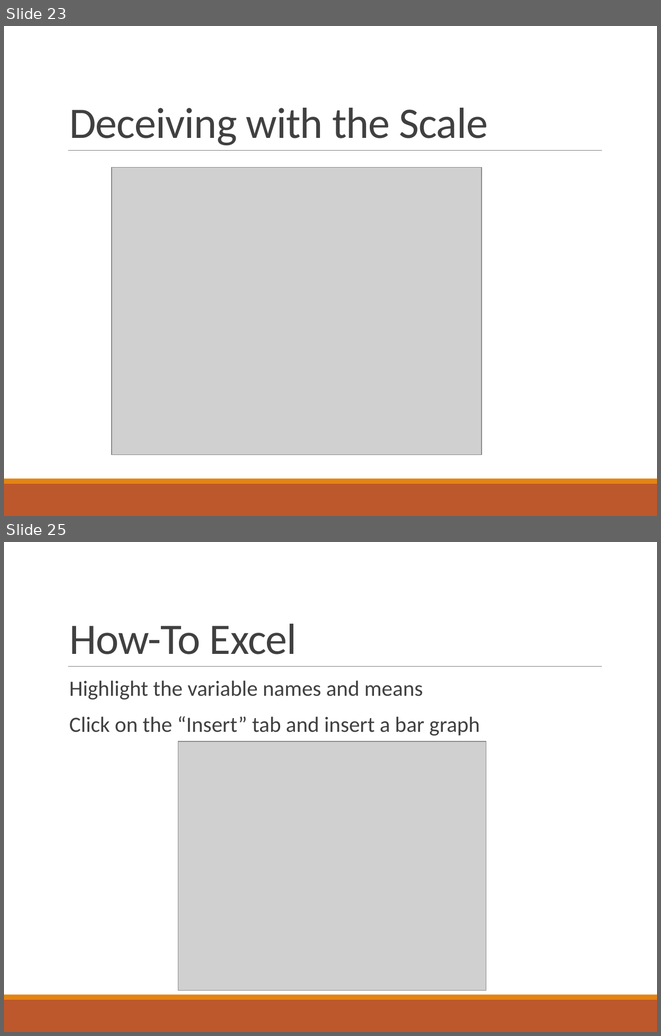
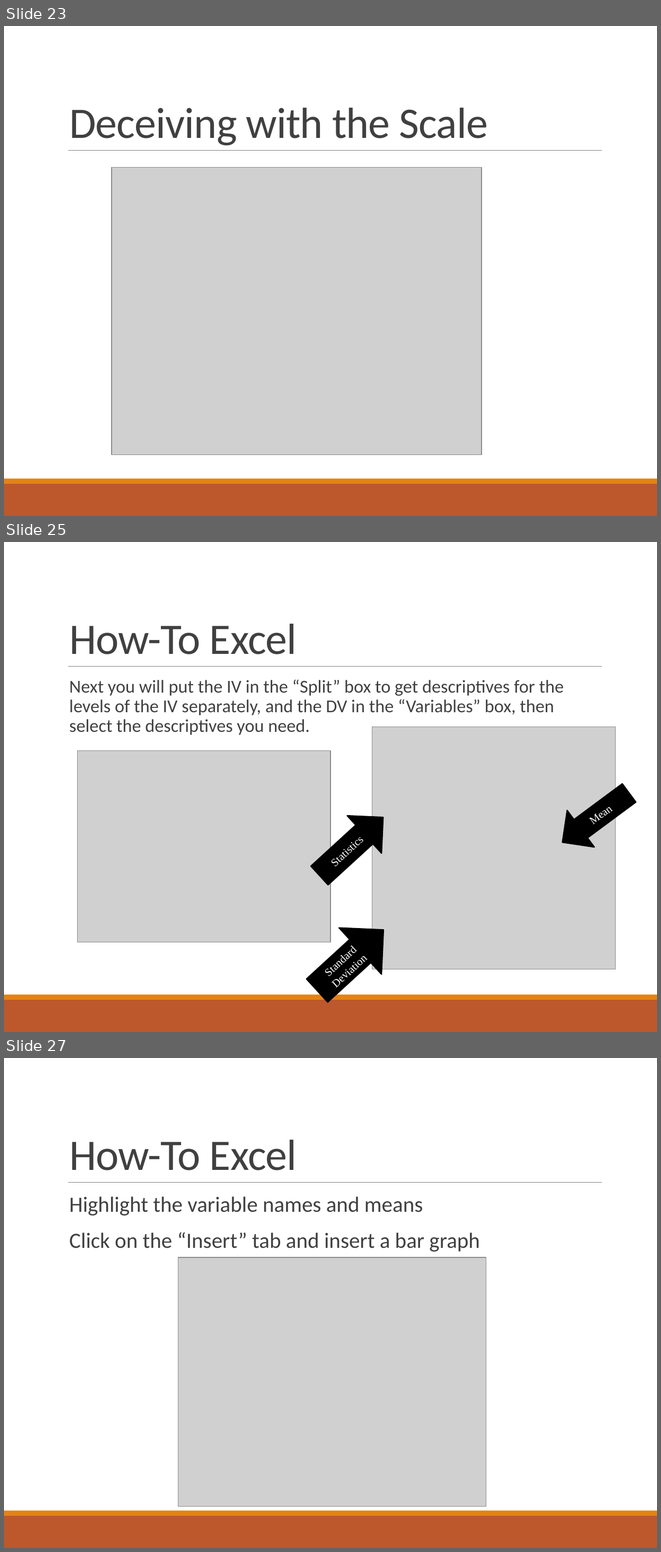
Before and after one commit to doomlab/PSY-200, a slide deck: Fall2018 Lecture Notes/Chapter 3 Lecture.pptx. Shown one above the other, each under a label of ours: slides 23 and 25 before the commit, slides 23, 25 and 27 after it; the slides between them are not shown. The pictures are 661x1036 and 661x1552 pixels, drawn with LibreOffice and Linux fonts; fonts in the diff are those of the drawing; grey boxes stand for pictures. Boxes give left, top, right and bottom in pixels: in the first picture for what was removed or moved away, otherwise in the second. Text is boxed around its words. In the diff, an @@ line names an element or a change of style, - is before the commit and + after.

```diff
--- a/Fall2018 Lecture Notes/Chapter 3 Lecture.pptx
+++ b/Fall2018 Lecture Notes/Chapter 3 Lecture.pptx
@@ slide 25 added at <box>4,542,657,1032</box>, background #FFFFFF; not listed: 3 template elements that a slide beside it also shows @@
@@ title added at <box>69,624,297,654</box>, 48 pt, text #404040 @@
+How-To Excel
@@ text added at <box>69,679,564,735</box>, 20 pt, text #404040 @@
+  Next you will put the IV in the “Split” box to get descriptives for the levels of the IV separately, and the DV in the “Variables” box, then select the descriptives you need.
@@ picture added at <box>372,727,616,969</box> @@
@@ picture added at <box>78,750,330,942</box> @@
@@ left arrow added at <box>549,775,643,861</box>, fill #000000, outline #000000 1.25 pt, 12 pt, text #FFFFFF @@
+Mean
@@ right arrow added at <box>302,799,400,894</box>, fill #000000, outline #000000 1.25 pt, 12 pt, text #FFFFFF @@
+Statistics
@@ right arrow added at <box>296,906,405,1014</box>, fill #000000, outline #000000 1.25 pt, 12 pt, text #FFFFFF @@
+Standard Deviation
@@ what was slide 25 is now slide 27 @@
```
Also in this commit, not shown: 1 slide changed, 1 other slide added, 1 other file.
